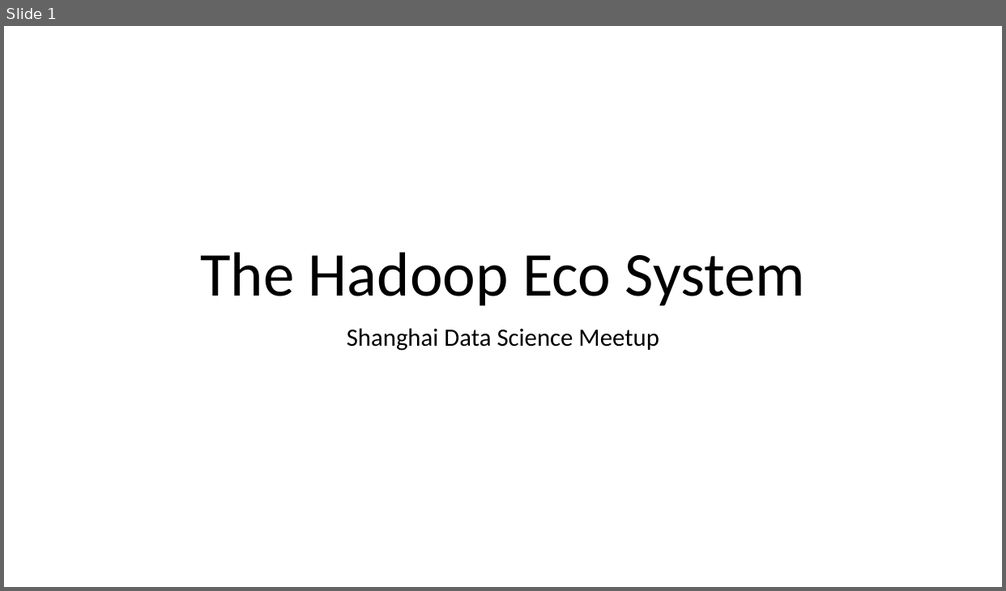
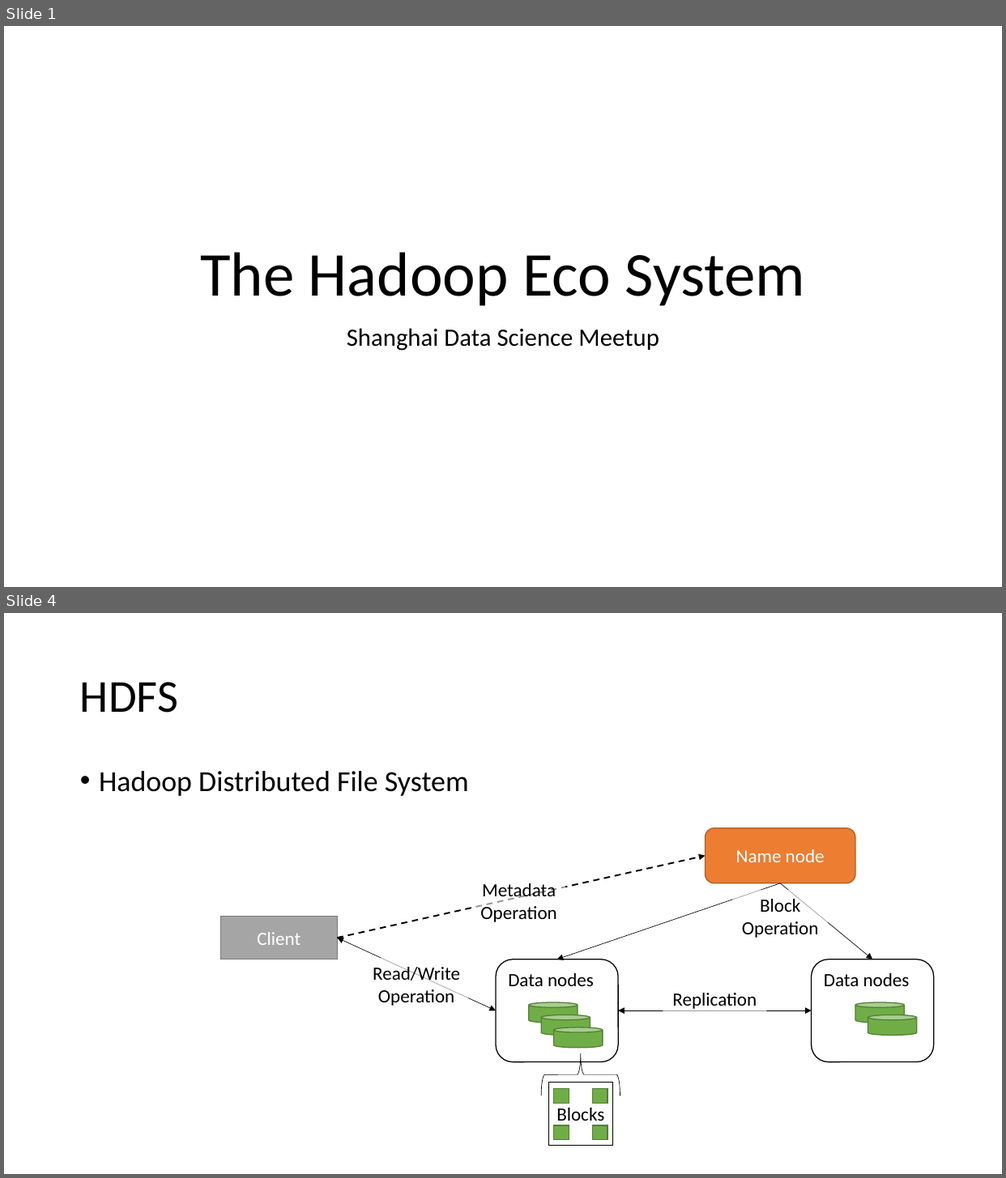
Before and after one commit to ckuka/SHDS, a slide deck: slides/ShanghaiDataScience_201509.pptx. Shown one above the other, each under a label of ours: slide 1 before the commit, slides 1 and 4 after it; the slides between them are not shown. The pictures are 1006x591 and 1006x1178 pixels, drawn with LibreOffice and Linux fonts; fonts in the diff are those of the drawing. Boxes give left, top, right and bottom in pixels: in the first picture for what was removed or moved away, otherwise in the second. Text is boxed around its words. In the diff, an @@ line names an element or a change of style, - is before the commit and + after.

Commit message:
Update slides

```diff
--- a/slides/ShanghaiDataScience_201509.pptx
+++ b/slides/ShanghaiDataScience_201509.pptx
@@ slide 4 added at (4, 613, 1002, 1174), background #FFFFFF @@
@@ title added at (80, 682, 178, 713), 44 pt, text #000000 @@
+HDFS
@@ text added at (99, 771, 469, 796), 28 pt, text #000000 @@
+• Hadoop Distributed File System
@@ rounded rectangle added at (705, 828, 856, 884), fill #ED7D31, outline #AF5C24 1 pt, 18 pt, text #FFFFFF @@
+Name node
@@ arrow added from (337, 938) to (705, 855), #000000 1.5 pt dashed @@
@@ text added at (480, 884, 556, 922), 18 pt, text #000000 @@
+Metadata
+Operation
@@ arrow added from (780, 884) to (557, 960), #000000 0.5 pt @@
@@ text added at (742, 897, 818, 938), 18 pt, text #000000 @@
+Block
+Operation
@@ arrow added from (780, 884) to (872, 960), #000000 0.5 pt @@
@@ rectangle added at (220, 916, 337, 960), fill #A5A5A5, outline #7A7A7A 1 pt, 18 pt, text #FFFFFF @@
+Client
@@ double arrow added from (337, 938) to (496, 1012), #000000 0.5 pt @@
@@ text added at (373, 965, 460, 1006), 18 pt, text #000000 @@
+Read/Write
+Operation
@@ rounded rectangle added at (496, 960, 619, 1063), outline #000000 1 pt, 18 pt, text #000000 @@
+Data nodes
@@ rounded rectangle added at (812, 960, 935, 1063), outline #000000 1 pt, 18 pt, text #000000 @@
+Data nodes
@@ rectangle added at (663, 984, 767, 1014), fill #FFFFFF at 60% opacity, 18 pt, text #000000 @@
+Replication
@@ cylinder added at (529, 1003, 577, 1023), fill #70AD47, outline #538035 1 pt @@
@@ cylinder added at (542, 1015, 590, 1035), fill #70AD47, outline #538035 1 pt @@
@@ double arrow added from (812, 1012) to (619, 1012), #000000 0.5 pt @@
@@ cylinder added at (856, 1003, 905, 1023), fill #70AD47, outline #538035 1 pt @@
@@ cylinder added at (868, 1015, 917, 1035), fill #70AD47, outline #538035 1 pt @@
@@ cylinder added at (553, 1028, 602, 1048), fill #70AD47, outline #538035 1 pt @@
@@ left brace added at (542, 1053, 620, 1096), outline #000000 0.5 pt @@
@@ group added at (549, 1082, 612, 1146): 5 rectangles @@
+Blocks
```
Also in this commit, not shown: 8 other slides added, 6 slides removed.
